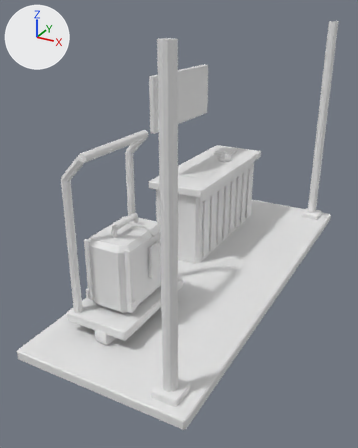
A saved change to the OBJ model assets/tts/port-meridian-final-boarding/hotel-porter.obj.
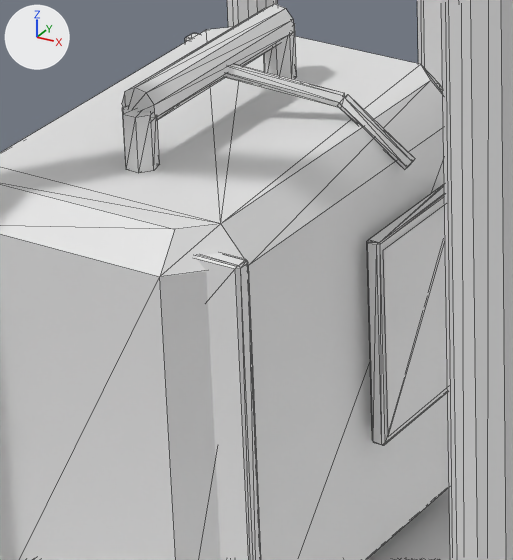
Each version appears first whole from a 50 mm lens placed at (9.45, -4.85, 2.94), pointed at (7.05, -0.49, 0.76), and next in a close-up on the part from 26% to 48% of the width and 47% to 66% of the height. The lights are fixed; the arrows at upper left show +X, +Y and +Z. The first two pictures are the older version. The close-ups show mesh edges as thin lines. Where no turn or scale is listed for an object, it has been applied to the vertices.

Objects in the first close-up: 'hotel-porter'.
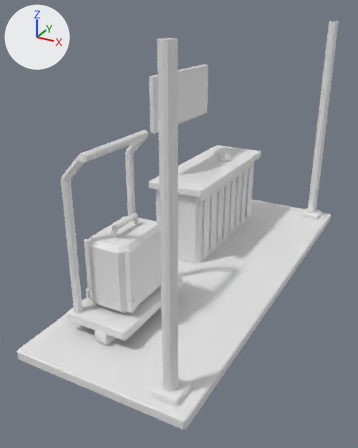
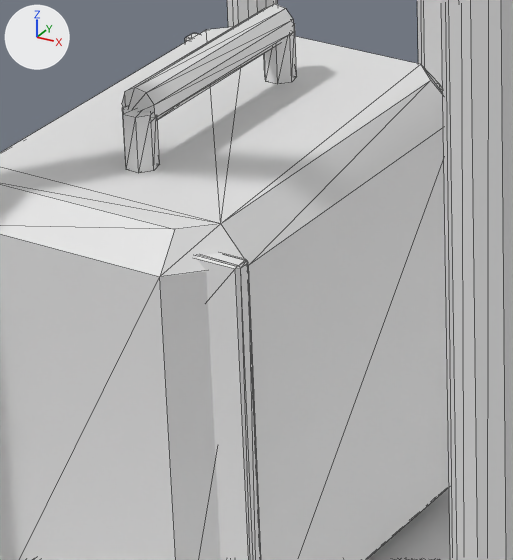
Location of each change, [x1, y1, x2, y2] in pixels of the close-ups (513 x 560 px):
part 1 of me_hotel_porter, deleted: before [367, 184, 448, 445]
part 2 of me_hotel_porter, deleted: before [339, 95, 415, 170]
part 3 of me_hotel_porter, deleted: before [224, 64, 344, 107]
part 4 of me_hotel_porter, deleted: before [383, 205, 448, 436]

Edits to the bpy script that builds the scene:
```text
Change me_hotel_porter:
    used by ob_hotel_porter; location = (0.0, 0.0, 0.0)
    remove me_hotel_porter.from_pydata(...)  # 1236 vertices, 2274 faces; spans x 6.41..8.14, y -2.37..2.25, z 0.0..2.76
    add me_hotel_porter.from_pydata(...)  # 1176 vertices, 2172 faces; spans x 6.41..8.14, y -2.37..2.25, z 0.0..2.76
    me_hotel_porter part 1: the loose piece of 32 vertices spanning x 7.22..7.25, y -1.39..-1.17, z 0.58..0.9 is deleted
    me_hotel_porter part 2: the loose piece of 12 vertices spanning x 7.12..7.24, y -1.3..-1.27, z 0.96..1.06 is deleted
    me_hotel_porter part 3: the loose piece of 12 vertices spanning x 6.96..7.13, y -1.39..-1.28, z 1.04..1.11 is deleted
    me_hotel_porter part 4: the loose piece of 4 vertices spanning x 7.25, y -1.38..-1.18, z 0.59..0.88 is deleted
```
